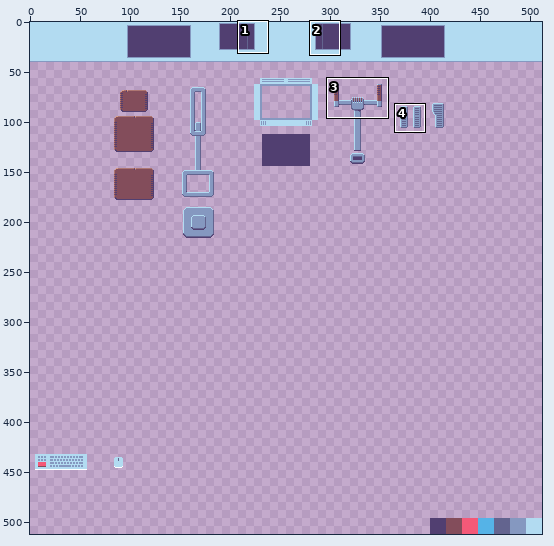
A pixel-art file gets an edit: level/spaceship/materials/cockpit.aseprite. The first picture is a wide view before the edit; the outline marks the close-up.
Close-up. Before:
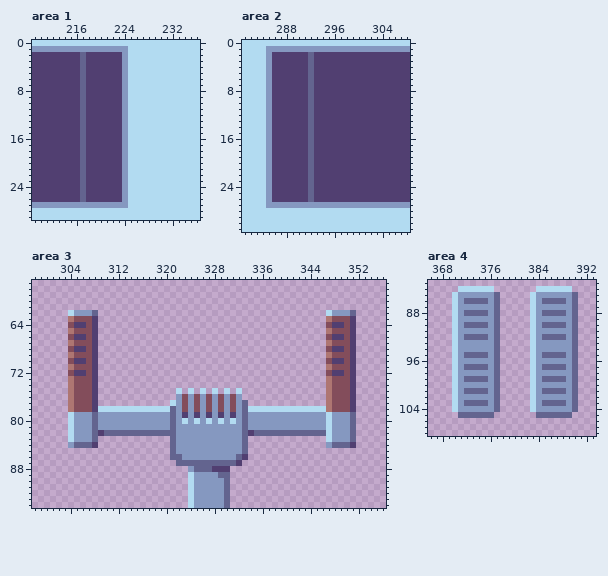
512x512 pixels, 1 frame. Shown: area 1: x 209..236, y 0..29; area 2: x 281..308, y 0..31; area 3: x 298..356, y 57..94; area 4: x 366..393, y 83..108.
Now the later version:
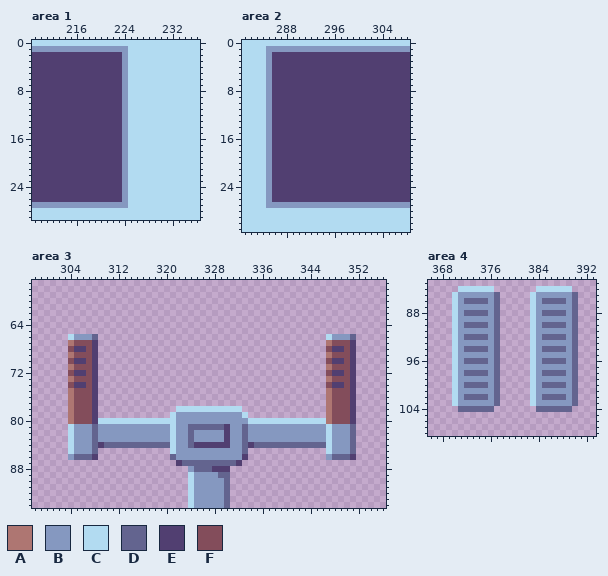
Palette (. is transparent): A #ae7672  B #8598c0  C #b2dbf1  D #63648f  E #513f71  F #834d5b
Edits made:
Changed rows in their new state; - is an unchanged pixel.
Area 1, layer "albedo":
first column x 217:
 2 E
 3 E
 4 E
 5 E
 6 E
 7 E
 8 E
 9 E
10 E
11 E
12 E
13 E
14 E
15 E
16 E
17 E
18 E
19 E
20 E
21 E
22 E
23 E
24 E
25 E
26 E
Area 2, layer "albedo":
first column x 292:
 2 E
 3 E
 4 E
 5 E
 6 E
 7 E
 8 E
 9 E
10 E
11 E
12 E
13 E
14 E
15 E
16 E
17 E
18 E
19 E
20 E
21 E
22 E
23 E
24 E
25 E
26 E
Area 3, layer "albedo":
first column x 304:
62 .....--------------------------------------.....
63 .....--------------------------------------.....
64 .....--------------------------------------.....
65 .....--------------------------------------.....
66 CBBBD--------------------------------------CBBBD
first column x 304:
74 FEE----------------------------------------FEE--
75 ------------------.-.-.-.-.-.-------------------
76 ------------------...........-------------------
77 -----------------.............------------------
78 -----.............CCCCCCCCCCC..............-----
79 AFFFE............C-B-B-B-B-B-C.............AFFFE
80 AFFFECCCCCCCCCCCCC-B-B-B-B-B-BCCCCCCCCCCCCCAFFFE
81 -----------------C--DDDDDDE---------------------
82 -----BBBBBBBBBBBBC--D-----E---BBBBBBBBBBBBB-----
83 -----BBBBBBBBBBBBC--D-----E---BBBBBBBBBBBBB-----
84 CBBBDEDDDDDDDDDDDC--DEEEEEE---EDDDDDDDDDDDDCBBBD
85 CBBBD------------C-------------------------CBBBD
86 BDDDE-------------B---------B--------------BDDDE
87 ------------------E-----------------------------
Area 4, layer "albedo":
first column x 370:
 94 --DDDD---------DDDD--
 95 --BBBB---------BBBB--
 96 --DDDD---------DDDD--
 97 --BBBB---------BBBB--
 98 --DDDD---------DDDD--
 99 --BBBB---------BBBB--
100 --DDDD---------DDDD--
101 --BBBB---------BBBB--
102 --DDDD---------DDDD--
103 --BBBB---------BBBB--
104 .DDDDDD.-----.DDDDDD.
105 -......-------......-
